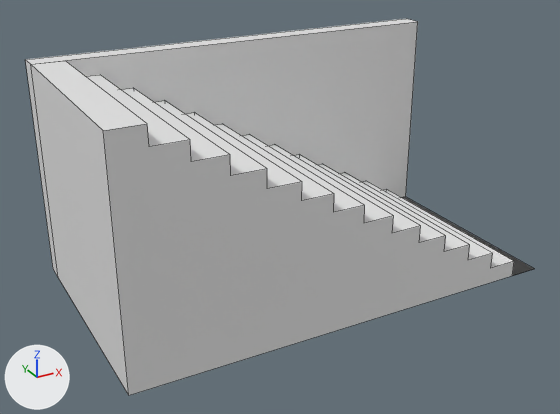
A saved change to the Blender file blender_files/stairs_2d.blend.
One viewpoint serves both versions: a camera (50 mm lens) standing at (-8.14, -13.87, 8.74) and looking at (-0.45, 0.12, 1.74). The lights are fixed; the arrows at lower left show +X, +Y and +Z. Mesh edges are drawn as thin lines.
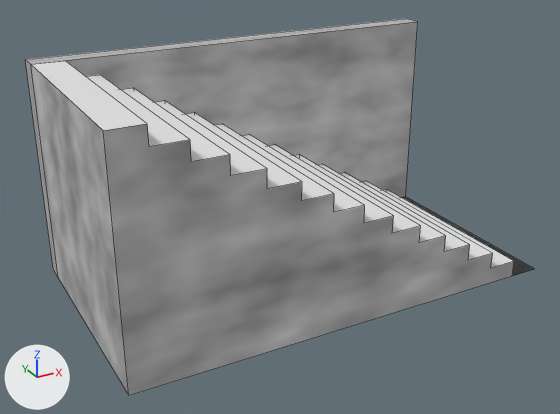
Diff of the bpy script that builds the scene:
```diff
--- a/blender_files/stairs_2d.blend.py
+++ b/blender_files/stairs_2d.blend.py
@@ mat_material @@
+mat_material = bpy.data.materials.new('Material')
+# nodes: BsdfPrincipled, OutputMaterial, TexNoise, ValToRGB
+# colours: white #fafafa, black #1a1a1a, white #ffffff
@@ mat_material_001 @@
+mat_material_001 = principled_material('Material.001')
+mat_material_001.base_color = (0.8, 0.8, 0.8)  # white #e7e7e7
@@ me_cube_001 @@
 # used by ob_cube; location = (0.0, 0.0, 2.5)
-me_cube_001.from_pydata(...)  # 62 vertices, 33 faces; spans x -5.0..5.0, y -2.5..2.5, z -2.5..2.5
+me_cube_001.from_pydata(...)  # 118 vertices, 33 faces; spans x -5.0..5.0, y -2.5..2.5, z -2.5..2.5
+# me_cube_001 part 1
+# 14 faces are deleted
+# 28 vertices are added at x -5.0..5.0, y -2.5, z -2.5..2.5
+# 28 new vertices lie (0.0, 5.0, 0.0) away from vertices in x -5.0..5.0, y -2.5, z -2.5..2.5
+# 14 new faces join them, mat_material_001 (white #e7e7e7)
+# me_cube_001 part 2: 19 faces spanning x -5.0..5.0, y -2.5..2.5, z -2.5..2.5 switch from no material to mat_material
+me_cube_001.materials.append(mat_material_001)  # white #e7e7e7
@@ me_cube_002 @@
 me_cube_002.from_pydata(...)  # 8 vertices, 6 faces; spans x -5.0..5.0, y -0.25..0.25, z -2.5..2.5
+me_cube_002.materials.append(mat_material)
```

What differs and where, as boxes (x1, y1, x2, y2) in the pictures (560 x 414 px; the box of a moved part takes in the faces that stretch with it):
'Cube.001', recoloured: (25, 19, 418, 276) in both
part 1 of me_cube_001, moved or reshaped: (31, 61, 531, 274) in both
part 2 of me_cube_001, recoloured: (31, 65, 531, 395) in both
